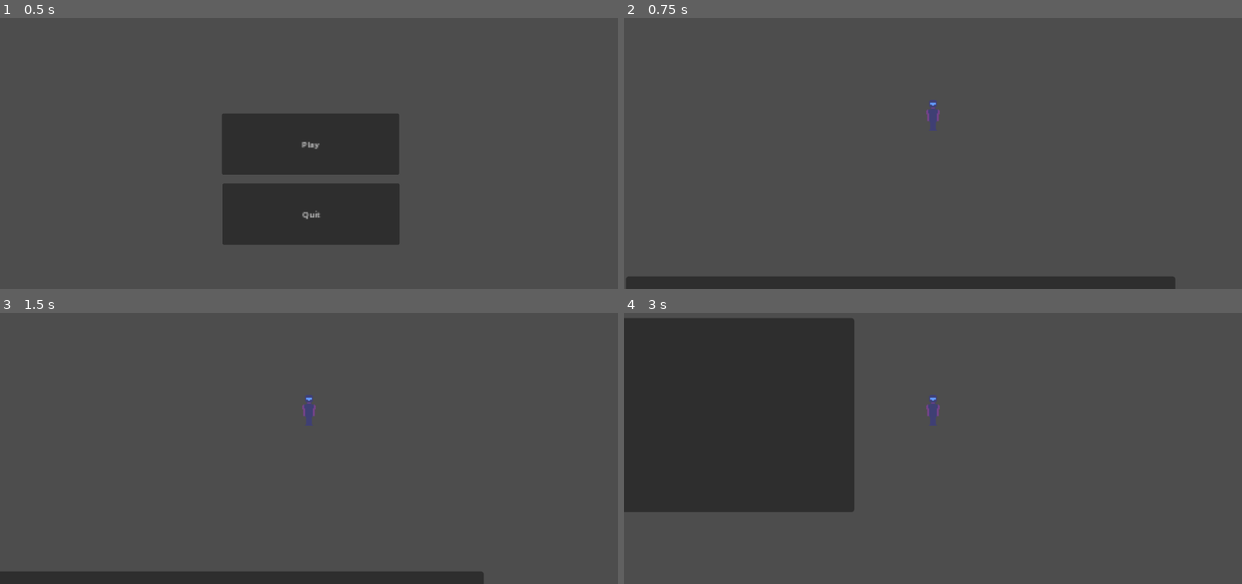
Above: before the commit, frames 1-4 (two rows, left to right).
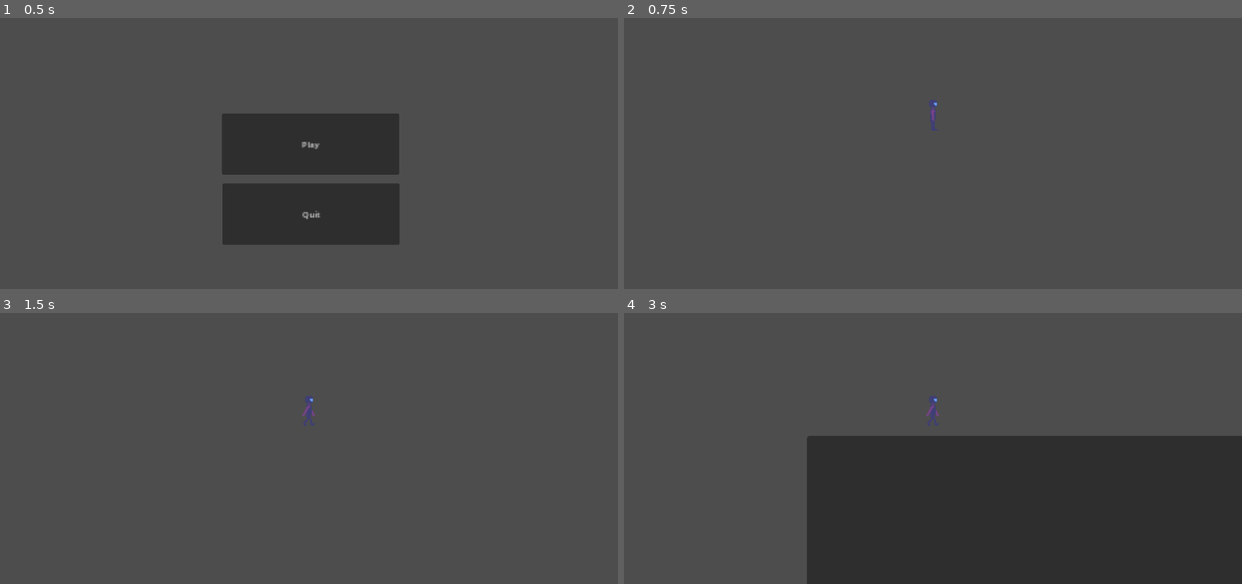
Above: after the commit, the same moments.

Repository: HuskyGameDev/2024s-team8
Game: Godot game, scene res://main.tscn
The game is run twice, just before and just after one commit, with the same random seed, the same clock (stepped at 60 frames per second) and the same inputs.
Inputs:
- Up to frame 1 (0.5 s): no input
- Up to frame 2 (0.75 s): click "Play" at 0.5 s
- Up to frame 3 (1.5 s): tap Enter at 1.25 s; hold D (RIGHT) from 1.28 s (still down); hold F (INTERACT) from 1.28 s (still down)
- Up to frame 4 (3 s): release D (RIGHT) at 2.03 s; release F (INTERACT) at 2.03 s; hold S (DOWN) 2.03-2.78 s; tap F (INTERACT) at 2.1 s; hold D (RIGHT) from 2.78 s (still down); hold F (INTERACT) from 2.78 s (still down)

Frame 1 is identical in both runs. In frame 2, 4.1% of the frame differs, in the area x 0-90%, y 31-100%; in frame 3, 3.7%; in frame 4, 61%, in the area x 0-100%, y 1-100%.

Commit message:
Walking animations for the player character

Diff:
--- a/Practicing.tscn
+++ b/Practicing.tscn
@@ -14,4 +14,4 @@
 script = ExtResource("1_e0g13")
 
 [node name="Player" parent="." instance=ExtResource("2_s1rca")]
-position = Vector2(-34, 113)
+position = Vector2(-520, -9)
--- a/player.gd
+++ b/player.gd
@@ -2,6 +2,7 @@
 
 @export var playerSpeed = 350
 var screen_size
+@onready var animation = get_node("AnimatedSprite2D")
 
 var HasCrowbar = false
 
@@ -17,17 +18,27 @@
 		get_tree().quit()
 	if Input.is_action_pressed("RIGHT"):
 		velocity.x += 1
+		if velocity.x == 1:
+			animation.play("Walk_Right")
 	if Input.is_action_pressed("LEFT"):
 		velocity.x -= 1
+		if velocity.x == -1:
+			animation.play("Walk_Left")
 	if Input.is_action_pressed("DOWN"):
 		velocity.y += 1
+		if velocity.y == 1:
+			animation.play("Walk_Backward")
 	if Input.is_action_pressed("UP"):
 		velocity.y -= 1
-
+		if velocity.y == -1:
+			animation.play("Walk_Forward")
+	if velocity.y == 0 and velocity.x == 0:
+		animation.stop()
+	#print(velocity.y)
 	if velocity.length() > 0:
 		velocity = velocity.normalized() * playerSpeed
 	else:
 		pass
 
 	position += velocity * delta
-	position = position.clamp(Vector2.ZERO, screen_size)
+	#position = position.clamp(Vector2.ZERO, screen_size)
--- a/player.tscn
+++ b/player.tscn
@@ -1,8 +1,10 @@
-[gd_scene load_steps=14 format=3 uid="uid://ckvleqm7iw707"]
+[gd_scene load_steps=24 format=3 uid="uid://ckvleqm7iw707"]
 
 [ext_resource type="Script" path="res://player.gd" id="1_8m3b3"]
 [ext_resource type="Texture2D" uid="uid://bfdqjo7cdi28q" path="res://Assets/char_walk_backward_placeholder.png" id="2_ci2mg"]
 [ext_resource type="Texture2D" uid="uid://df7sioa61r3cy" path="res://Assets/char_walk_forward_placeholder_sheet.png" id="3_lu1e3"]
+[ext_resource type="Texture2D" uid="uid://b3lg2sjsxpx1d" path="res://Assets/char_walk_left_placeholder_sheet.png" id="4_pfa0j"]
+[ext_resource type="Texture2D" uid="uid://bgjfgv8gd4jrn" path="res://Assets/char_walk_right_placeholder_sheet.png" id="5_ohr8a"]
 
 [sub_resource type="AtlasTexture" id="AtlasTexture_g2cve"]
 atlas = ExtResource("2_ci2mg")
@@ -36,6 +38,38 @@
 atlas = ExtResource("3_lu1e3")
 region = Rect2(48, 0, 16, 32)
 
+[sub_resource type="AtlasTexture" id="AtlasTexture_u4701"]
+atlas = ExtResource("4_pfa0j")
+region = Rect2(0, 0, 16, 32)
+
+[sub_resource type="AtlasTexture" id="AtlasTexture_kkyb2"]
+atlas = ExtResource("4_pfa0j")
+region = Rect2(16, 0, 16, 32)
+
+[sub_resource type="AtlasTexture" id="AtlasTexture_27asy"]
+atlas = ExtResource("4_pfa0j")
+region = Rect2(32, 0, 16, 32)
+
+[sub_resource type="AtlasTexture" id="AtlasTexture_npr2s"]
+atlas = ExtResource("4_pfa0j")
+region = Rect2(48, 0, 16, 32)
+
+[sub_resource type="AtlasTexture" id="AtlasTexture_n5130"]
+atlas = ExtResource("5_ohr8a")
+region = Rect2(0, 0, 16, 32)
+
+[sub_resource type="AtlasTexture" id="AtlasTexture_itmwy"]
+atlas = ExtResource("5_ohr8a")
+region = Rect2(16, 0, 16, 32)
+
+[sub_resource type="AtlasTexture" id="AtlasTexture_kt1eo"]
+atlas = ExtResource("5_ohr8a")
+region = Rect2(32, 0, 16, 32)
+
+[sub_resource type="AtlasTexture" id="AtlasTexture_q50al"]
+atlas = ExtResource("5_ohr8a")
+region = Rect2(48, 0, 16, 32)
+
 [sub_resource type="SpriteFrames" id="SpriteFrames_wniiu"]
 animations = [{
 "frames": [{
@@ -52,8 +86,8 @@
 "texture": SubResource("AtlasTexture_leg0i")
 }],
 "loop": true,
-"name": &"Walk_Backwards",
-"speed": 11.0
+"name": &"Walk_Backward",
+"speed": 6.0
 }, {
 "frames": [{
 "duration": 1.0,
@@ -70,7 +104,41 @@
 }],
 "loop": true,
 "name": &"Walk_Forward",
-"speed": 11.0
+"speed": 6.0
+}, {
+"frames": [{
+"duration": 1.0,
+"texture": SubResource("AtlasTexture_u4701")
+}, {
+"duration": 1.0,
+"texture": SubResource("AtlasTexture_kkyb2")
+}, {
+"duration": 1.0,
+"texture": SubResource("AtlasTexture_27asy")
+}, {
+"duration": 1.0,
+"texture": SubResource("AtlasTexture_npr2s")
+}],
+"loop": true,
+"name": &"Walk_Left",
+"speed": 6.0
+}, {
+"frames": [{
+"duration": 1.0,
+"texture": SubResource("AtlasTexture_n5130")
+}, {
+"duration": 1.0,
+"texture": SubResource("AtlasTexture_itmwy")
+}, {
+"duration": 1.0,
+"texture": SubResource("AtlasTexture_kt1eo")
+}, {
+"duration": 1.0,
+"texture": SubResource("AtlasTexture_q50al")
+}],
+"loop": true,
+"name": &"Walk_Right",
+"speed": 6.0
 }]
 
 [sub_resource type="RectangleShape2D" id="RectangleShape2D_dtjk7"]
@@ -82,9 +150,10 @@
 
 [node name="AnimatedSprite2D" type="AnimatedSprite2D" parent="."]
 sprite_frames = SubResource("SpriteFrames_wniiu")
-animation = &"Walk_Backwards"
+animation = &"Walk_Right"
 
 [node name="CollisionShape2D" type="CollisionShape2D" parent="."]
+visible = false
 shape = SubResource("RectangleShape2D_dtjk7")
 
 [node name="Camera2D" type="Camera2D" parent="."]
